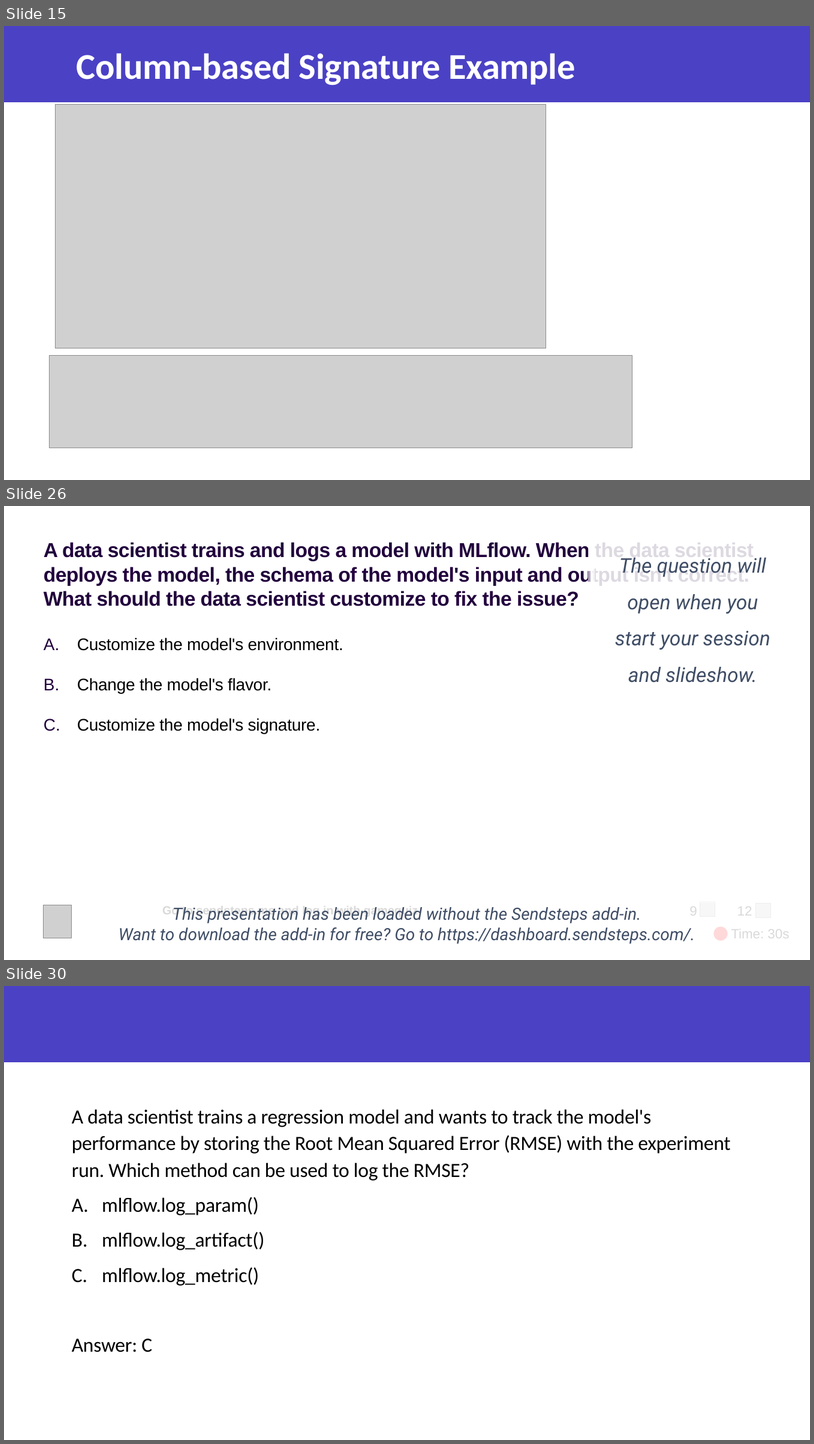
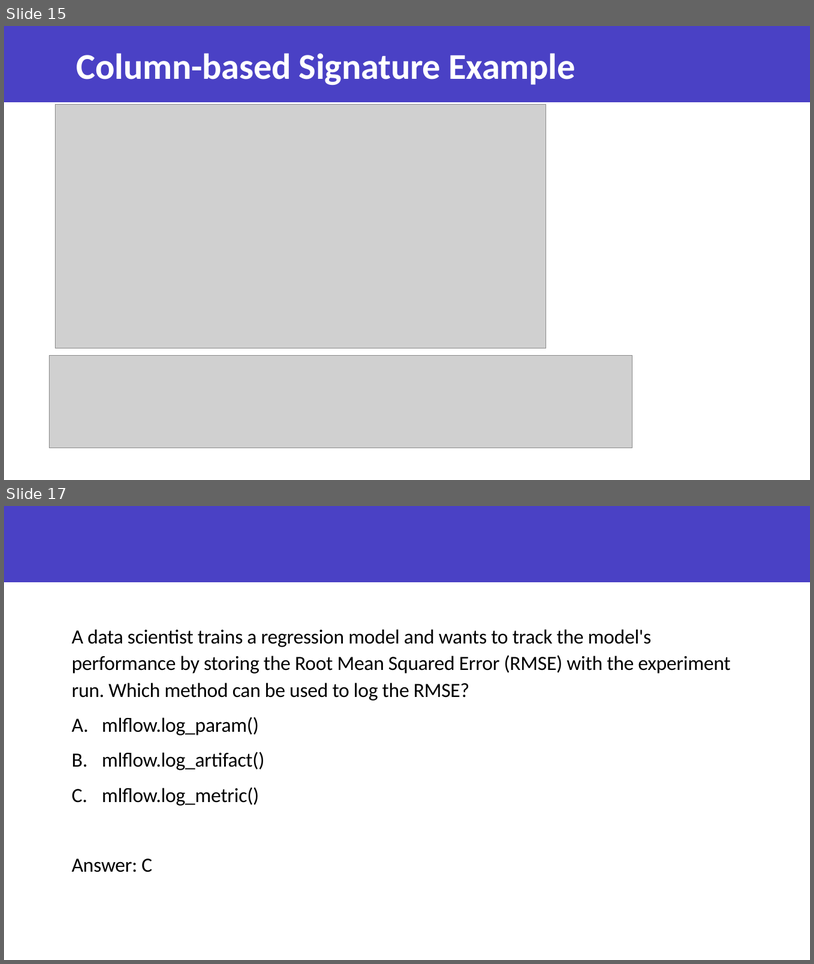
Before and after one commit to anshupandey/MLOps-with-Azure, a slide deck: Working with mlflow.pptx. Shown one above the other, each under a label of ours: slides 15, 26 and 30 before the commit, slides 15 and 17 after it; the slides between them are not shown. The pictures are 814x1444 and 814x964 pixels, drawn with LibreOffice and Linux fonts; fonts in the diff are those of the drawing; grey boxes stand for pictures; background and template pictures are left out. Boxes give left, top, right and bottom in pixels: in the first picture for what was removed or moved away, otherwise in the second. Text is boxed around its words. In the diff, an @@ line names an element or a change of style, - is before the commit and + after.

```diff
--- a/Working with mlflow.pptx
+++ b/Working with mlflow.pptx
@@ slide 26 removed at (x1=4, y1=506, x2=810, y2=960), background picture (left out) @@
@@ rectangle removed at (x1=592, y1=523, x2=795, y2=705) @@
-The question will open when you start your session and slideshow.
@@ title removed at (x1=44, y1=542, x2=754, y2=606) @@
-A data scientist trains and logs a model with MLflow. When the data scientist deploys the model, the schema of the model's input and output isn't correct. What should the data scientist customize to fix the issue?
@@ text removed at (x1=77, y1=637, x2=344, y2=733) @@
-A. Customize the model's environment.
-B. Change the model's flavor.
-C. Customize the model's signature.
@@ rectangle removed at (x1=17, y1=898, x2=798, y2=947) @@
-This presentation has been loaded without the Sendsteps add-in.
-Want to download the add-in for free? Go to https://dashboard.sendsteps.com/.
@@ table removed at (x1=99, y1=901, x2=645, y2=945), 2 rows, 2 columns @@
- | Go to sendsteps.me and log in with gamequiz
- | 
@@ picture removed at (x1=701, y1=901, x2=716, y2=916) @@
@@ picture removed at (x1=44, y1=904, x2=71, y2=938) @@
@@ text removed at (x1=690, y1=904, x2=697, y2=919) @@
-9
@@ text removed at (x1=738, y1=903, x2=753, y2=918) @@
-12
@@ picture removed at (x1=756, y1=903, x2=771, y2=918) @@
@@ ellipse removed at (x1=714, y1=927, x2=728, y2=940) @@
@@ text removed at (x1=731, y1=926, x2=789, y2=941) @@
-Time: 30s
@@ what was slide 30 is now slide 17 @@
```
Also in this commit, not shown: 12 other slides removed.
